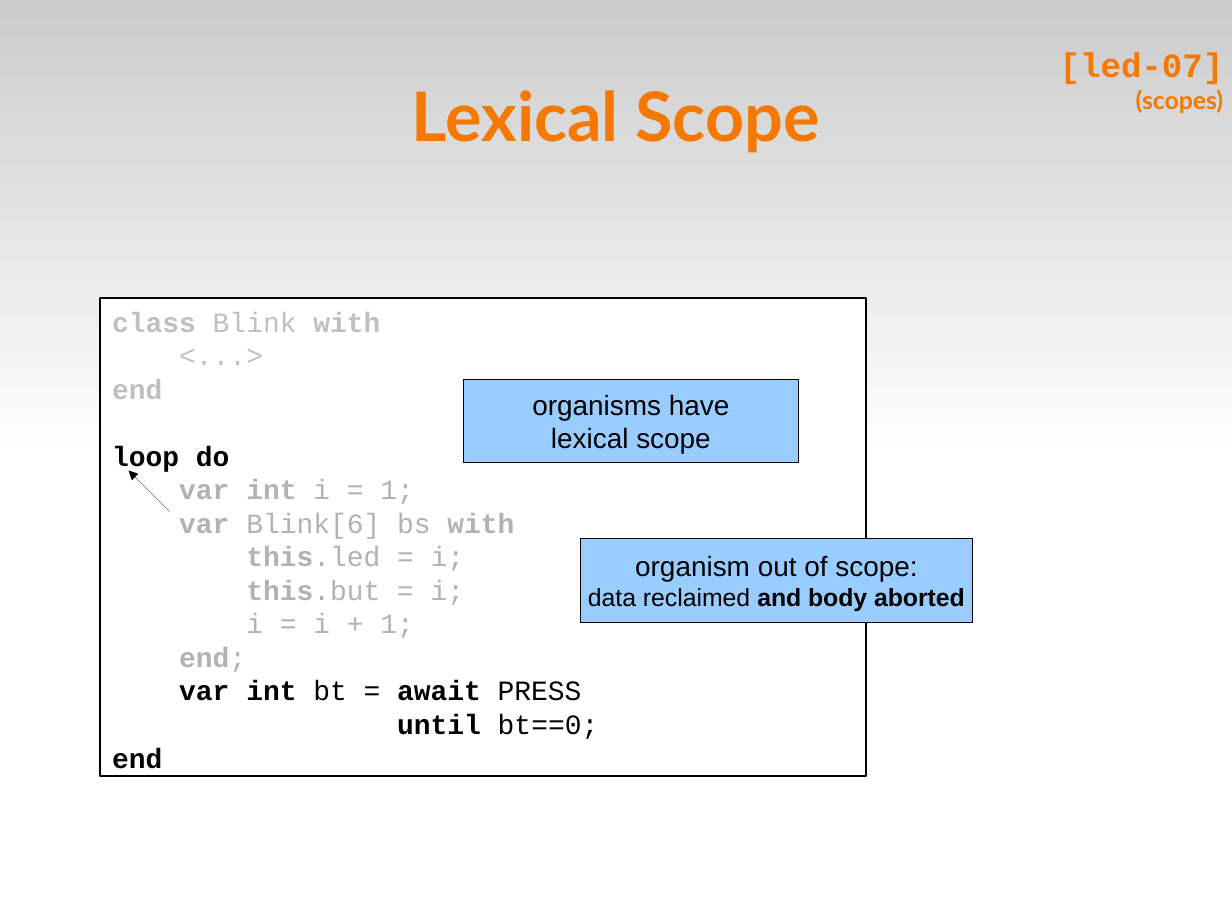
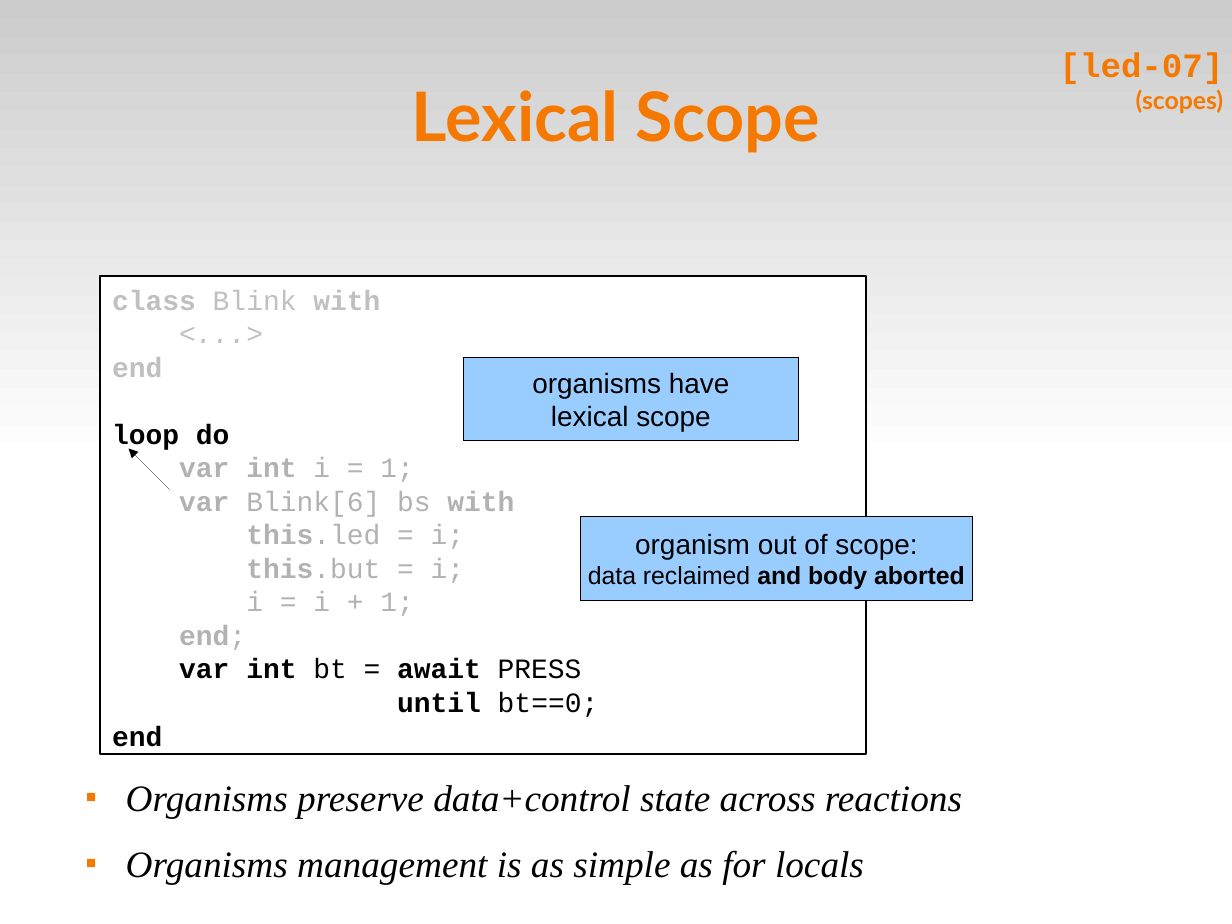
Before and after one commit to fsantanna-no/ceu-docs, a slide deck: slide 9 of ceu_mod.odp (slide 10 before the commit). Drawn at 1232x924 pixels with LibreOffice and Linux fonts; fonts in the diff are those of the drawing. Boxes give left, top, right and bottom in pixels: in the first picture for what was removed or moved away, otherwise in the second. Text is boxed around its words. In the diff, an @@ line names an element or a change of style, - is before the commit and + after.

```diff
--- a/ceu_mod.odp
+++ b/ceu_mod.odp
@@ rectangle "class Blink with" at <box>101,276,866,755</box>: italic on in "<...>" @@
@@ 3 rectangles: place and size @@
-3 rectangles at <box>101,297,973,776</box>
+3 rectangles at <box>101,276,973,755</box>
@@ arrow moved from (170, 512) - (129, 471) to (170, 490) - (129, 448) @@
@@ text added at <box>126,785,962,885</box>, 24 pt, text #000000, italic @@
+■ Organisms preserve data+control state across reactions
+■ Organisms management is as simple as for locals
```
Also in this commit, not shown: 12 other slides changed, 4 slides added, 15 slides removed.
